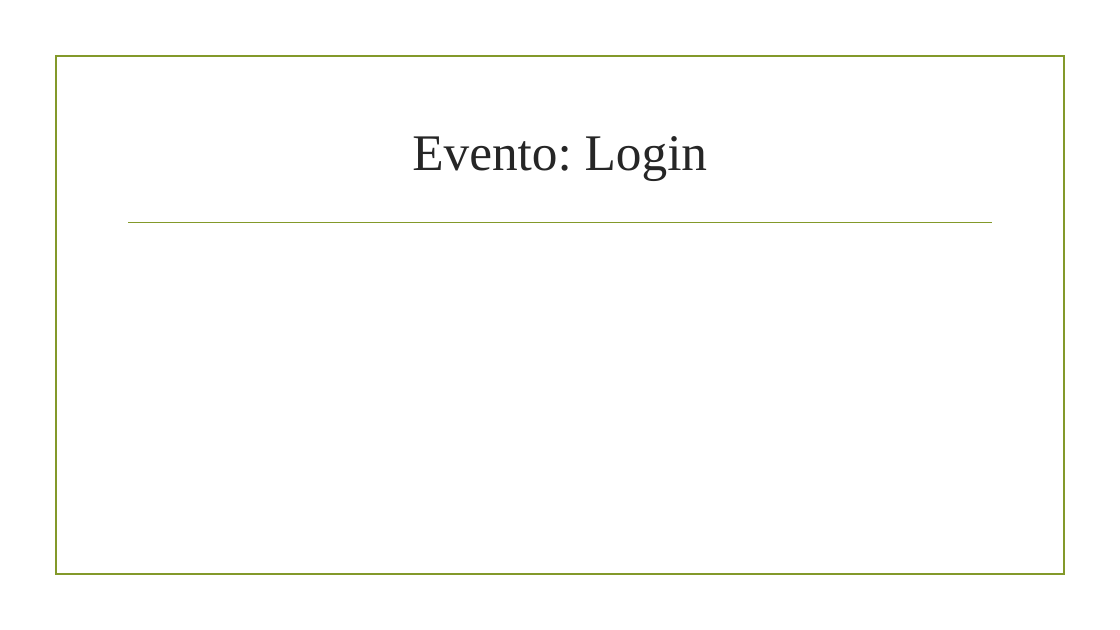
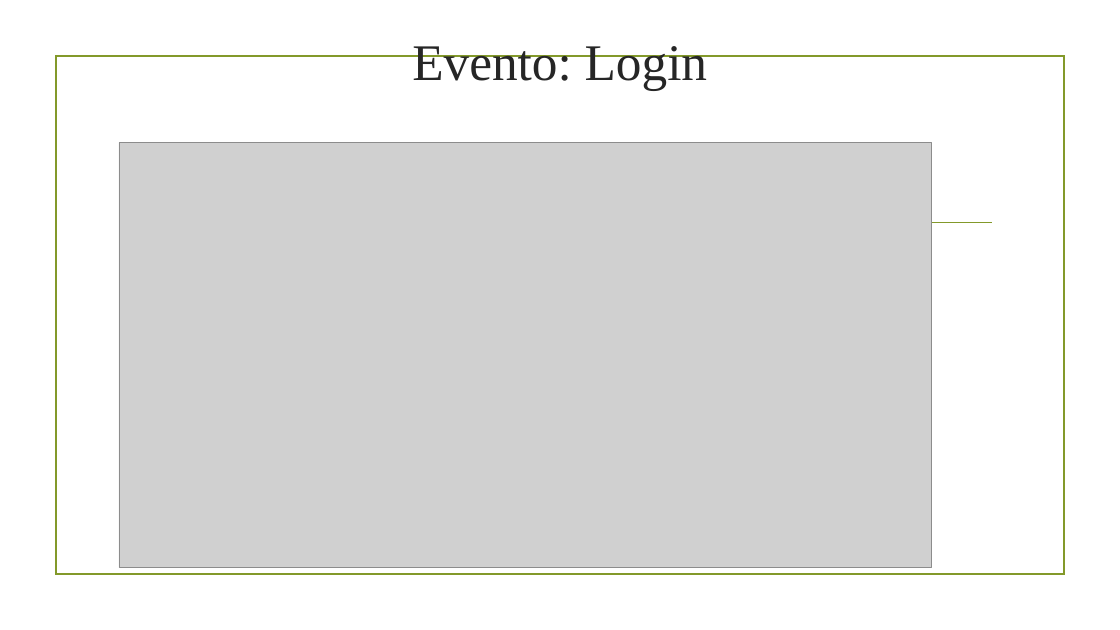
Before and after one commit to alex-atanassov/TIW2021-Atanassov-Bruno, a slide deck: slide 39 of deliverables/Presentazione progetto TIW.pptx (slide 38 before the commit). Drawn at 1120x630 pixels with LibreOffice and Linux fonts; fonts in the diff are those of the drawing; grey boxes stand for pictures; background and template pictures are left out. Boxes give left, top, right and bottom in pixels: in the first picture for what was removed or moved away, otherwise in the second. Text is boxed around its words. In the diff, an @@ line names an element or a change of style, - is before the commit and + after.

```diff
--- a/deliverables/Presentazione progetto TIW.pptx
+++ b/deliverables/Presentazione progetto TIW.pptx
@@ title "Evento: Login": place and size @@
-title "Evento: Login" at (412, 136, 708, 181)
+title "Evento: Login" at (412, 46, 708, 91)
@@ picture added at (119, 143, 932, 568) @@
```
Also in this commit, not shown: 28 other slides changed, 4 slides added, 3 slides removed.
